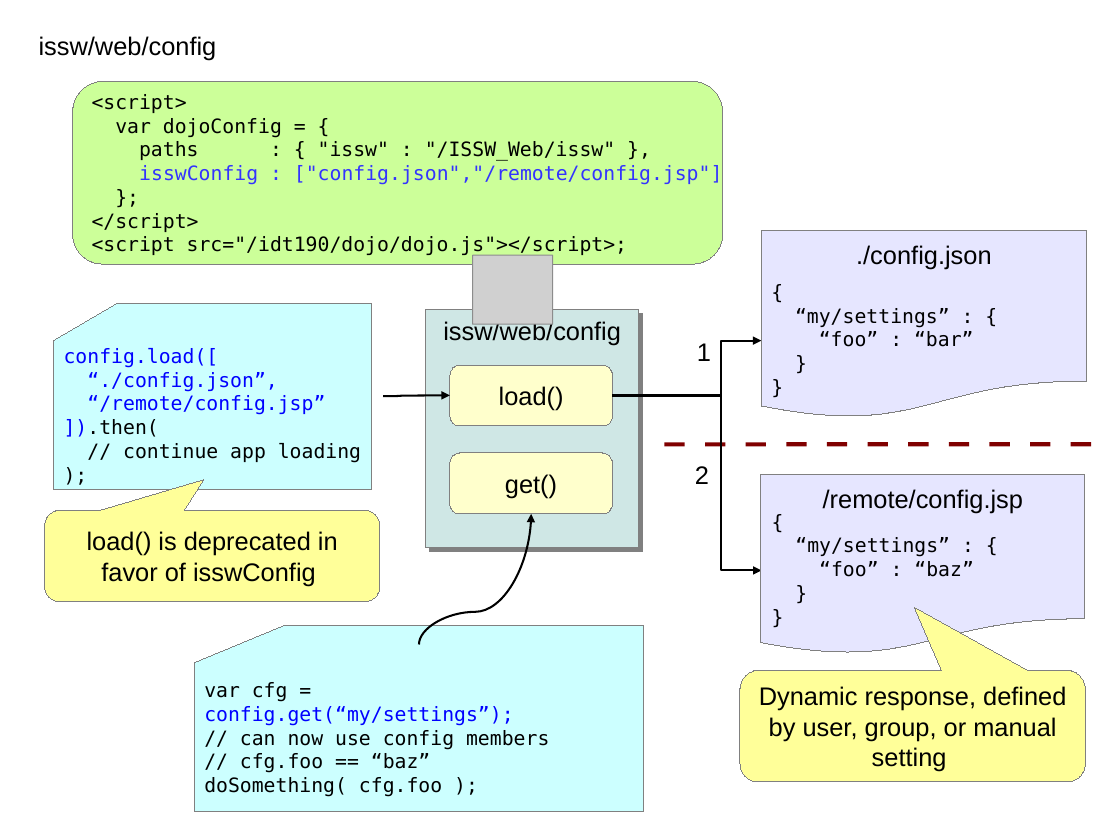
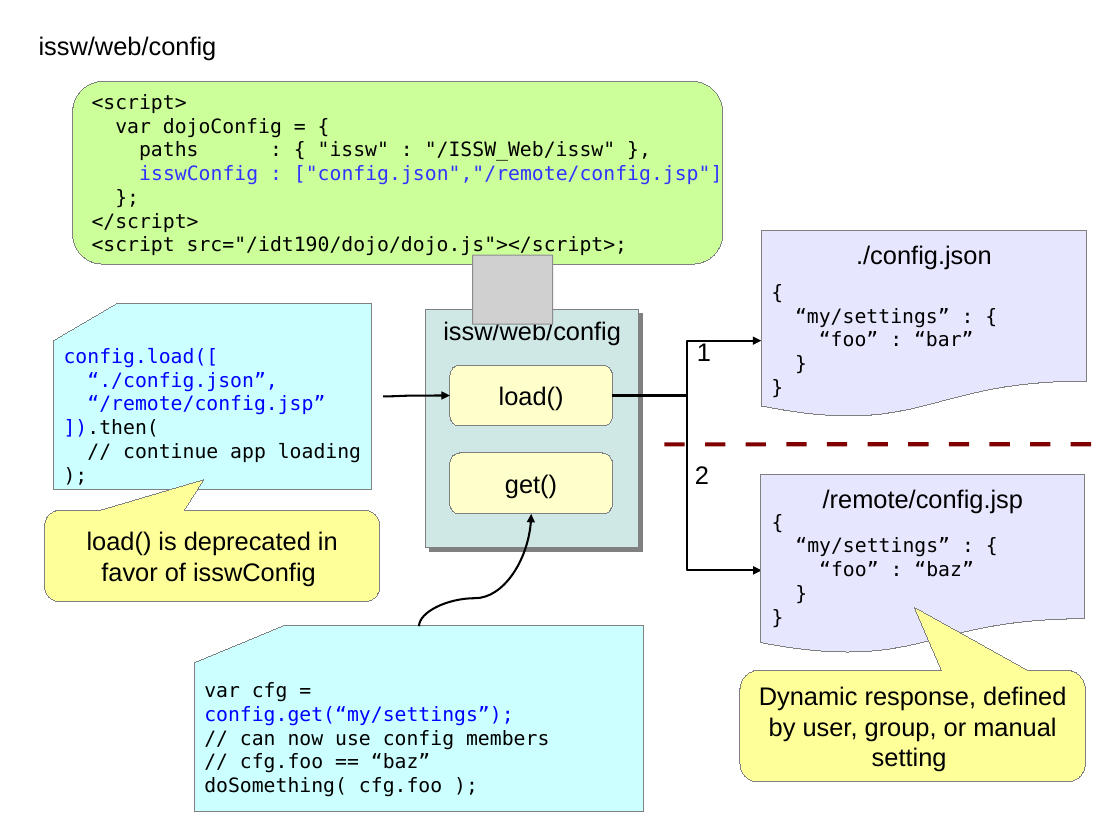
Before and after one commit to spa-js/spa-js.github.io, a slide deck: slide 4 of pages/app-arch/images/AppArch_Diagrams.odp. Drawn at 1120x840 pixels with LibreOffice and Linux fonts; fonts in the diff are those of the drawing; grey boxes stand for pictures. Boxes give left, top, right and bottom in pixels: in the first picture for what was removed or moved away, otherwise in the second. Text is boxed around its words. In the diff, an @@ line names an element or a change of style, - is before the commit and + after.

```diff
--- a/pages/app-arch/images/AppArch_Diagrams.odp
+++ b/pages/app-arch/images/AppArch_Diagrams.odp
@@ elbow arrow (613, 395) - (761, 340): route changed @@
@@ elbow arrow (613, 395) - (762, 570): route changed @@
@@ curved arrow moved from (419, 644) - (532, 514) to (419, 626) - (532, 514) @@
```
Also in this commit, not shown: 5 other slides changed, 9 other files.
